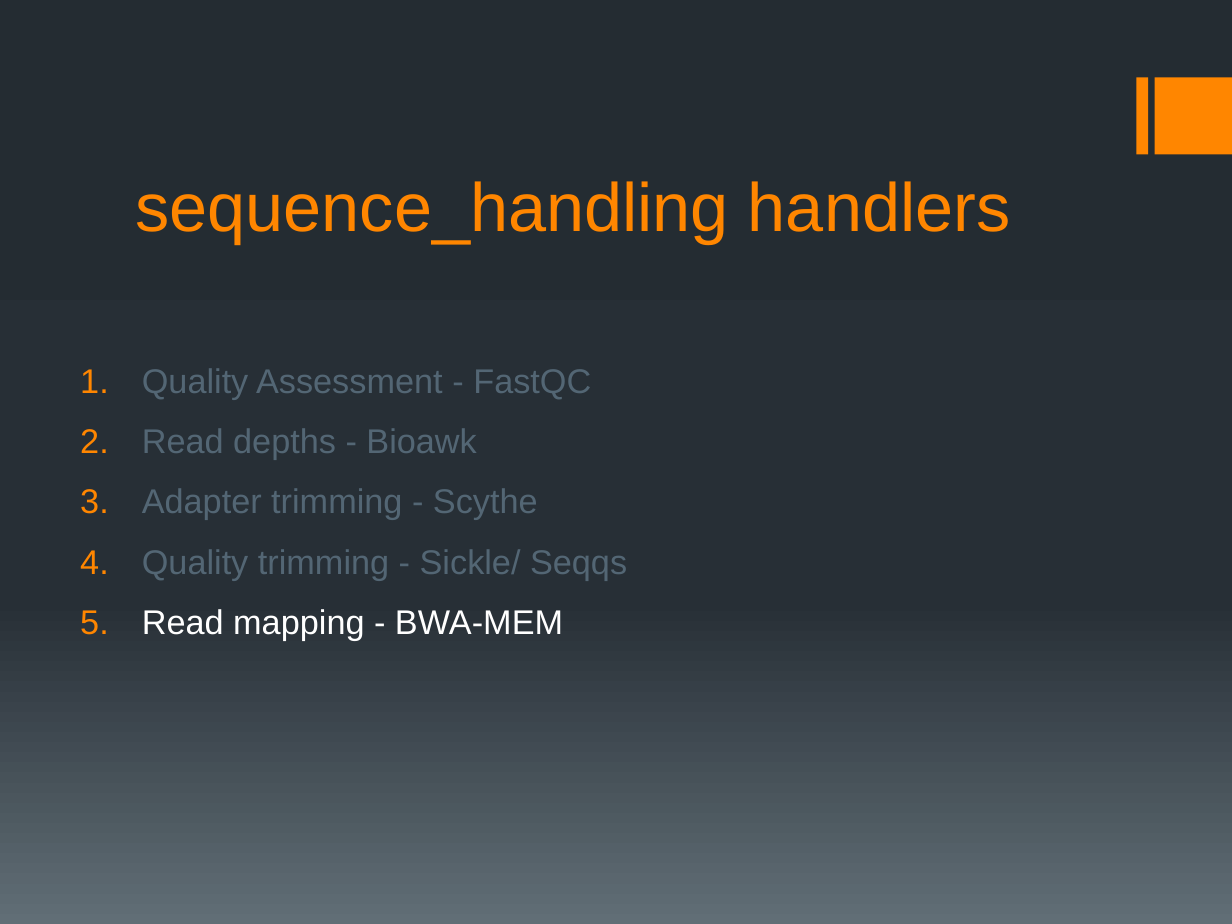
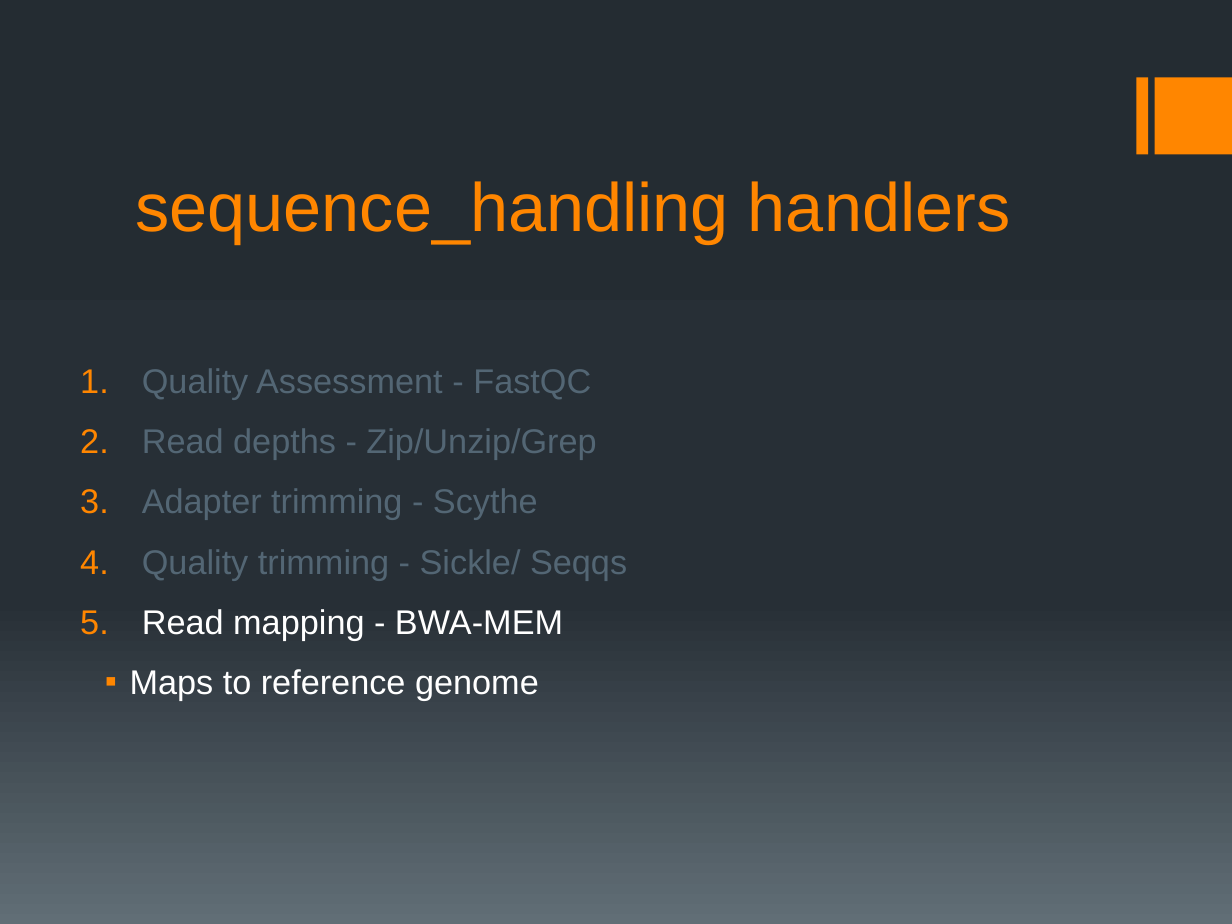
Before and after one commit to MorrellLAB/DoesNaughtCompute, a slide deck: slide 17 of Sequence_Handling/DoesNaughtCompute_SeqHandling_Dec052016.pptx (slide 16 before the commit). Drawn at 1232x924 pixels with LibreOffice and Linux fonts; fonts in the diff are those of the drawing. Boxes give left, top, right and bottom in pixels: in the first picture for what was removed or moved away, otherwise in the second. Text is boxed around its words. In the diff, an @@ line names an element or a change of style, - is before the commit and + after.

Commit message:
Updates to ppt

```diff
--- a/Sequence_Handling/DoesNaughtCompute_SeqHandling_Dec052016.pptx
+++ b/Sequence_Handling/DoesNaughtCompute_SeqHandling_Dec052016.pptx
@@ text at (142, 428, 596, 460): text changed @@
-  2. Read depths - Bioawk
+  2. Read depths - Zip/Unzip/Grep
@@ text at (130, 669, 539, 701): paragraph added @@
+    ▪ Maps to reference genome
```
Also in this commit, not shown: 2 other slides changed, 1 slide added.
